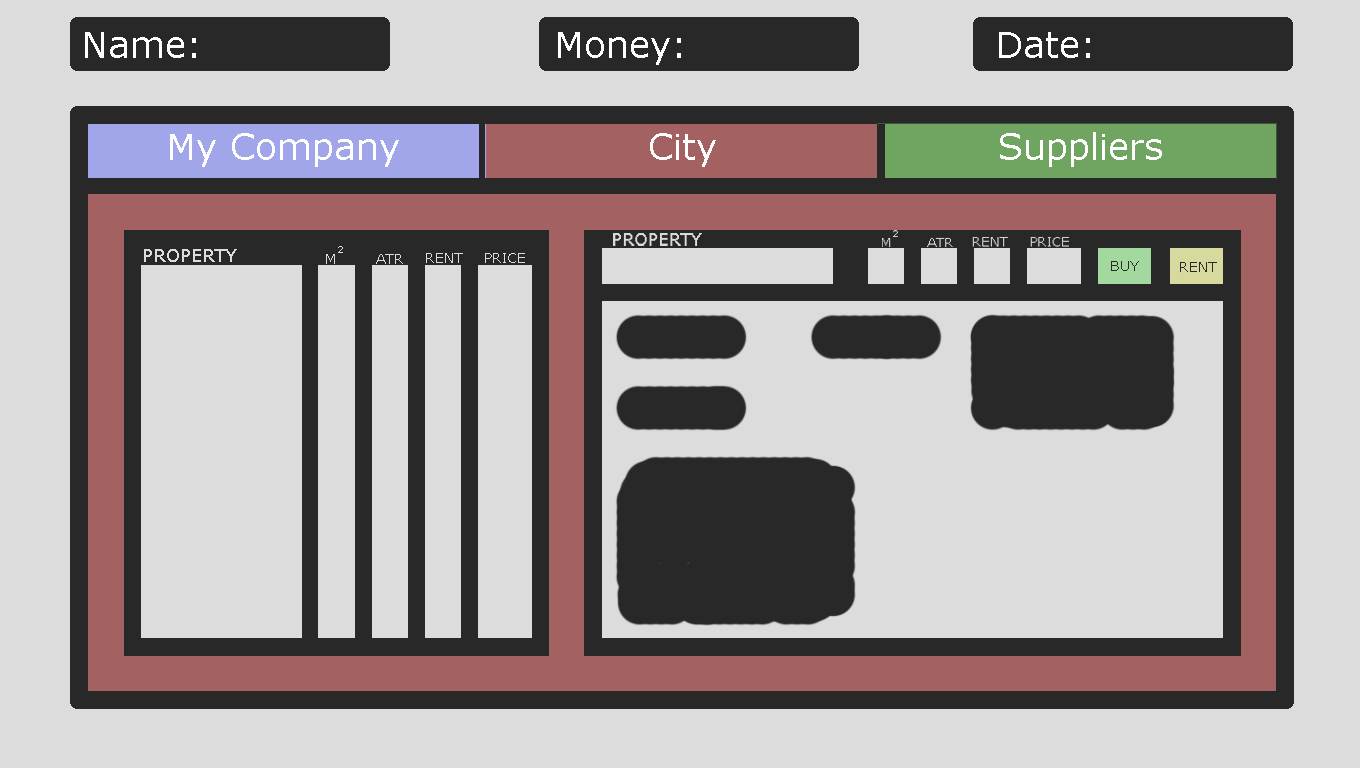
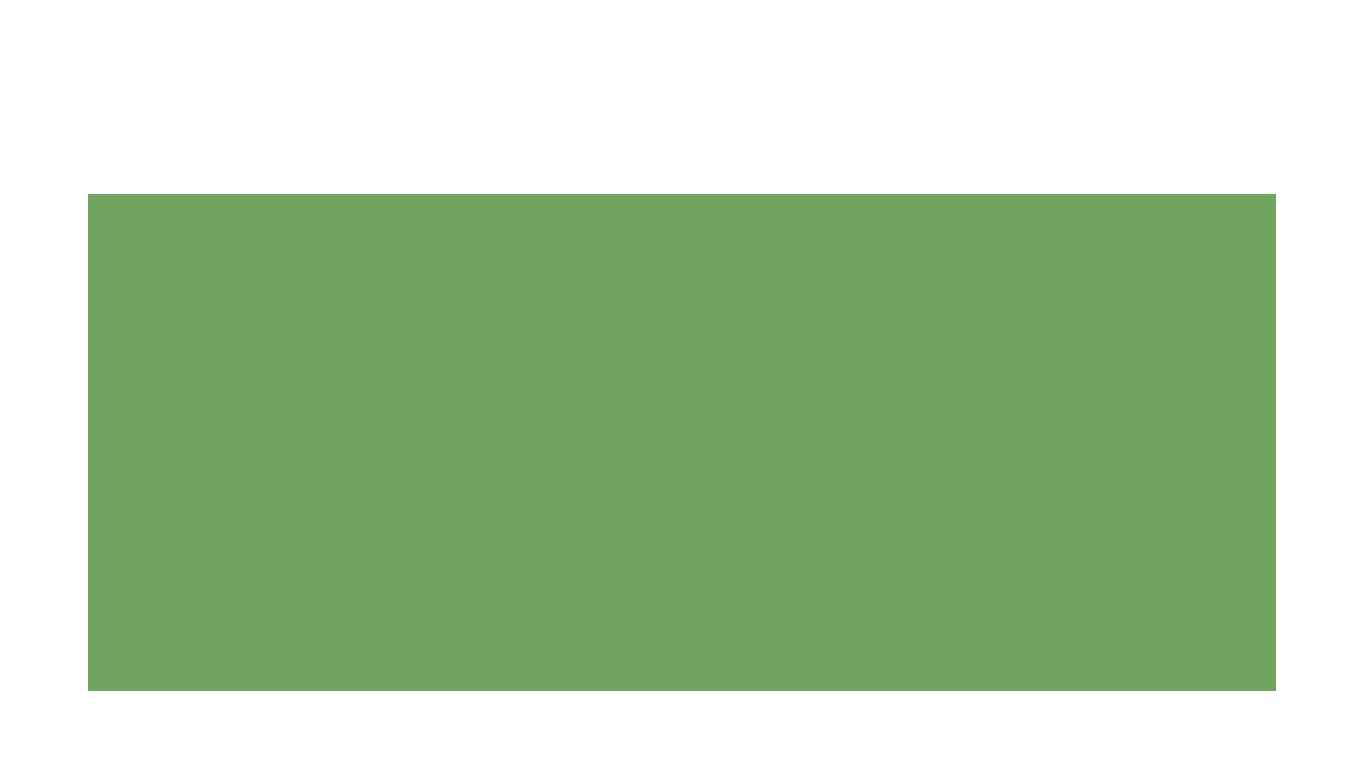
Comparing the layer stacks of the two 1360×768 images. Changes:
showed group "Group 3" (1 layers) over (88, 194, 1276, 691)
hid group "Group 2" (9 layers) over (88, 194, 1276, 691)
hid "Layer 10" over (602, 301, 1223, 638)
hid "RENT" (1st of 2, in "Group 2") over (1170, 248, 1223, 284)
hid "BUY" over (1098, 248, 1151, 284)
hid "RENT copy" over (613, 230, 1069, 247)
hid "Layer 3" over (602, 248, 1081, 284)
hid "Layer 2" over (584, 230, 1241, 656)
hid "RENT" (2nd of 2, in "Group 2"), painted on it over (144, 246, 833, 284)
hid "Layer 1" over (124, 230, 549, 656)
showed group "Company" (1st of 2) (1 layers) over (88, 194, 1276, 691)
hid group "Base" (9 layers) over (0, 0, 1360, 768)
